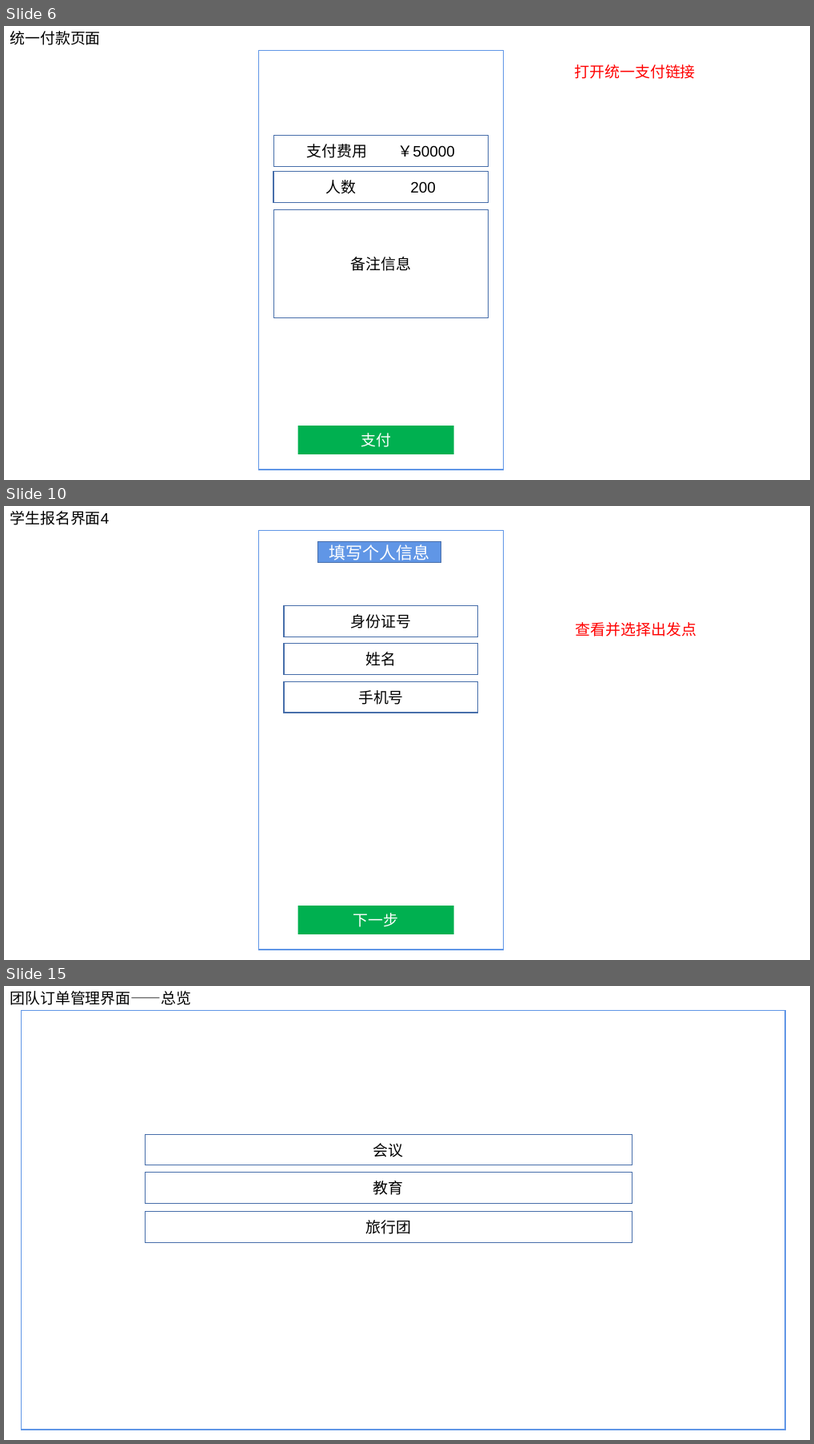
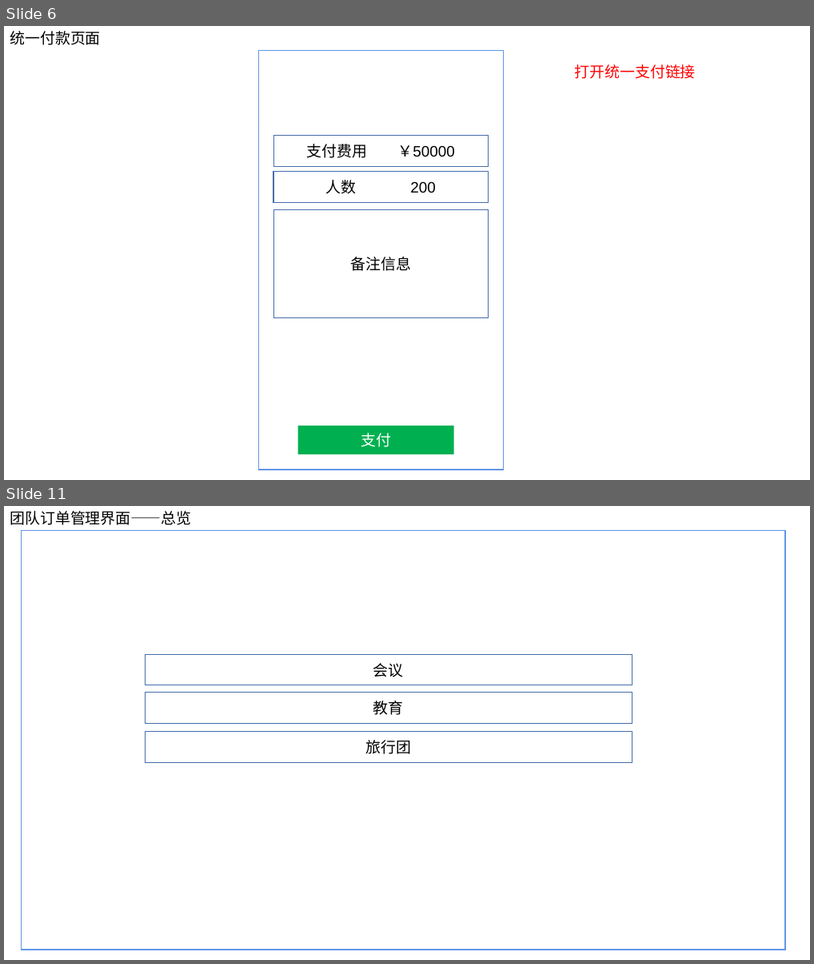
Before and after one commit to ISheenSomeOne/eTeam, a slide deck: eTeam需求界面1.pptx. Shown one above the other, each under a label of ours: slides 6, 10 and 15 before the commit, slides 6 and 11 after it; the slides between them are not shown. The pictures are 814x1444 and 814x964 pixels, drawn with LibreOffice and Linux fonts; fonts in the diff are those of the drawing. Boxes give left, top, right and bottom in pixels: in the first picture for what was removed or moved away, otherwise in the second. Text is boxed around its words. In the diff, an @@ line names an element or a change of style, - is before the commit and + after.

```diff
--- a/eTeam需求界面1.pptx
+++ b/eTeam需求界面1.pptx
@@ slide 10 removed at (x1=4, y1=506, x2=810, y2=960), background #FFFFFF @@
@@ text removed at (x1=10, y1=511, x2=109, y2=525) @@
-学生报名界面4
@@ rectangle removed at (x1=258, y1=530, x2=504, y2=949) @@
@@ rectangle removed at (x1=318, y1=542, x2=442, y2=563) @@
-填写个人信息
@@ rectangle removed at (x1=284, y1=606, x2=478, y2=636) @@
-身份证号
@@ text removed at (x1=576, y1=622, x2=697, y2=636) @@
-查看并选择出发点
@@ rectangle removed at (x1=284, y1=644, x2=478, y2=674) @@
-姓名
@@ rectangle removed at (x1=284, y1=681, x2=478, y2=712) @@
-手机号
@@ rectangle removed at (x1=298, y1=905, x2=454, y2=934) @@
-下一步
@@ what was slide 15 is now slide 11 @@
```
Also in this commit, not shown: 6 slides changed, 3 other slides removed, 2 other files.
